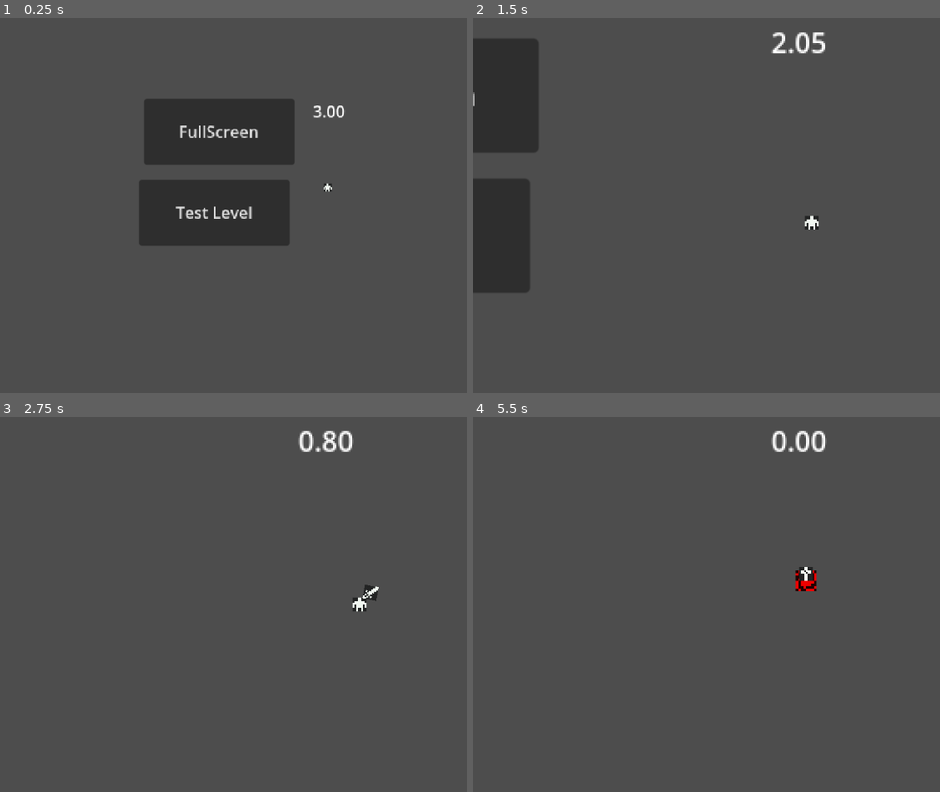
Above: before the commit, frames 1-4 (two rows, left to right).
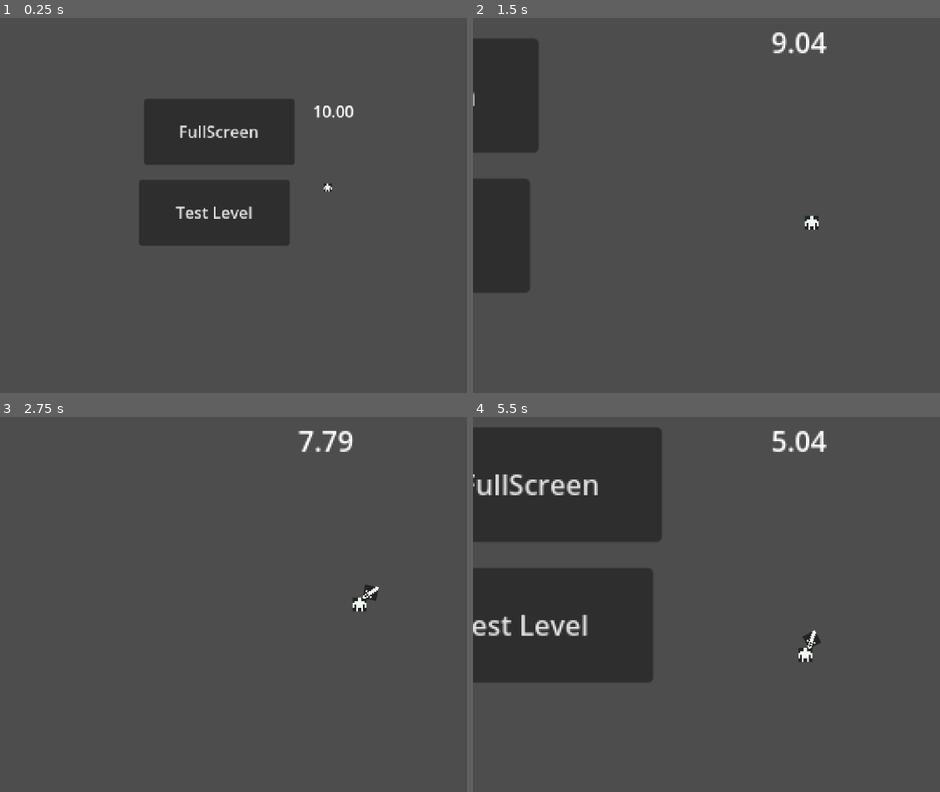
Above: after the commit, the same moments.

Repository: Moustakick/GameJam-Tension
Game: Godot game, scene res://scene/menu.tscn
Two runs of this game, one before a commit and one after it. Both use one fixed random seed, a clock stepped at 60 frames per second and the inputs below.
Inputs (mouse positions are in pixels of both pictures, inside the frame that each line leads up to):
- Up to frame 1 (0.25 s): no input
- Up to frame 2 (1.5 s): move the mouse to (outside the picture) at 0.52 s; hold D (right) 0.53-1.28 s; hold Shift (dash) 0.53-1.28 s; move the mouse to (673, 224) at 1.27 s; hold Down (down) from 1.28 s (still down); tap Space (attack_key) at 1.35 s
- Up to frame 3 (2.75 s): tap Shift (dash) at 1.55, 2.3 s; move the mouse to (401, 522) at 2.02 s; release Down (down) at 2.03 s; press the mouse at (401, 522) at 2.03 s; hold D (right) from 2.03 s (still down)
- Up to frame 4 (5.5 s): move the mouse to (771, 679) at 2.77 s; release D (right) at 2.78 s; release the mouse at (771, 679) at 2.78 s; hold W (up) 2.78-3.53 s; tap Shift (dash) at 2.85, 4.55, 5.3 s; move the mouse to (outside the picture) at 3.52 s; hold Shift (dash) 3.53-4.28 s; hold Left (left) 3.53-5.03 s; move the mouse to (608, 548) at 4.27 s; tap Space (attack_key) at 4.35 s; move the mouse to (837, 604) at 5.02 s; press the mouse at (837, 604) at 5.03 s; hold Down (down) from 5.03 s (still down)

The runs differ from the first frame. In frame 1, 0.2% of the frame differs, in the area x 67-76%, y 23-27%; in frame 2, 0.2%; in frame 3, 0.3%; in frame 4, 24%, in the area x 0-76%, y 2-71%.

Commit message:
death timer reset working

Diff:
--- a/scene/enemy.tscn
+++ b/scene/enemy.tscn
@@ -1,8 +1,9 @@
-[gd_scene load_steps=8 format=3 uid="uid://xa0uvgcc2c32"]
+[gd_scene load_steps=9 format=3 uid="uid://xa0uvgcc2c32"]
 
 [ext_resource type="Texture2D" uid="uid://ddl02dy0kmxew" path="res://kenney_micro-roguelike/Tiles/Monochrome/tile_0011.png" id="1_ci02h"]
 [ext_resource type="Script" path="res://scripts/enemy.gd" id="1_n4ubt"]
 [ext_resource type="PackedScene" uid="uid://mu25lk7y00mv" path="res://scene/health_component.tscn" id="2_rsun5"]
+[ext_resource type="Script" path="res://scene/health_component_enemy.gd" id="3_8aan7"]
 [ext_resource type="Script" path="res://scripts/enemyAI.gd" id="4_6mwtk"]
 
 [sub_resource type="RectangleShape2D" id="RectangleShape2D_jx351"]
@@ -18,6 +19,7 @@
 script = ExtResource("1_n4ubt")
 
 [node name="HealthComponent" parent="." instance=ExtResource("2_rsun5")]
+script = ExtResource("3_8aan7")
 
 [node name="CollisionShape2D" type="CollisionShape2D" parent="."]
 shape = SubResource("RectangleShape2D_jx351")
--- /dev/null
+++ b/scene/health_component_enemy.gd
@@ -0,0 +1,12 @@
+extends HealthComponent
+
+func take_damage(dmg : int):
+	health -= dmg
+	print("Took damage :", dmg )
+	if health<=0:
+		get_tree().call_group("player", "enemy_died")
+		level.remove_child(character)
+		character.call_deferred("free")
+		var blood = BLOOD.instantiate()
+		blood.position = character.position
+		level.add_child(blood)
--- a/scripts/player.gd
+++ b/scripts/player.gd
@@ -4,6 +4,7 @@
 var FRICTION = 0.4
 var SPEED = 100.0
 var DASH_SPEED = 2000.0
+var TIMER = 10 #sec
 
 @onready var health = $HealthComponent as HealthComponent
 @onready var sword = preload("res://scene/sword.tscn")
@@ -24,6 +25,7 @@
 var time_left = 0
 
 func _ready():
+	death_timer.wait_time = TIMER
 	time_left = death_timer.wait_time
 	var mils = fmod(time_left,1)*100
 	var secs = fmod(time_left,60)
@@ -73,8 +75,6 @@
 
 func dash():
 	velocity = Vector2.RIGHT.rotated(last_rotation) * DASH_SPEED
-	print("zoom")
-	pass
 
 func _input(event):
 	# attack with key board
@@ -110,8 +110,6 @@
 		time_left -= delta
 		if time_left < 0.001:
 			time_left = 0
-			anchor_camera.reparent(get_parent())
-			health.take_damage(100)
 
 		var mils = fmod(time_left,1)*100
 		var secs = fmod(time_left,60)
@@ -132,5 +130,14 @@
 	pass # Replace with function body.
 
 func _on_timer_timeout():
+	anchor_camera.reparent(get_parent())
+	health.take_damage(100)
 	print("Boum")
 	pass # Replace with function body.
+
+func enemy_died():
+	print("AHAHHAHAHA")
+#	time_left = time_left+3
+	time_left = TIMER # reset
+	death_timer.stop()
+	death_timer.start(time_left)
